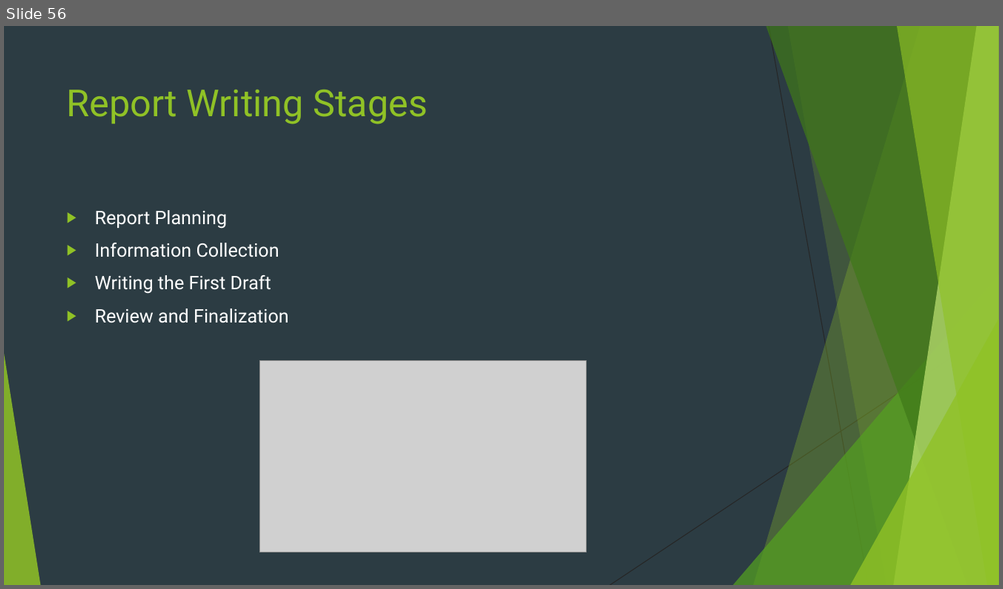
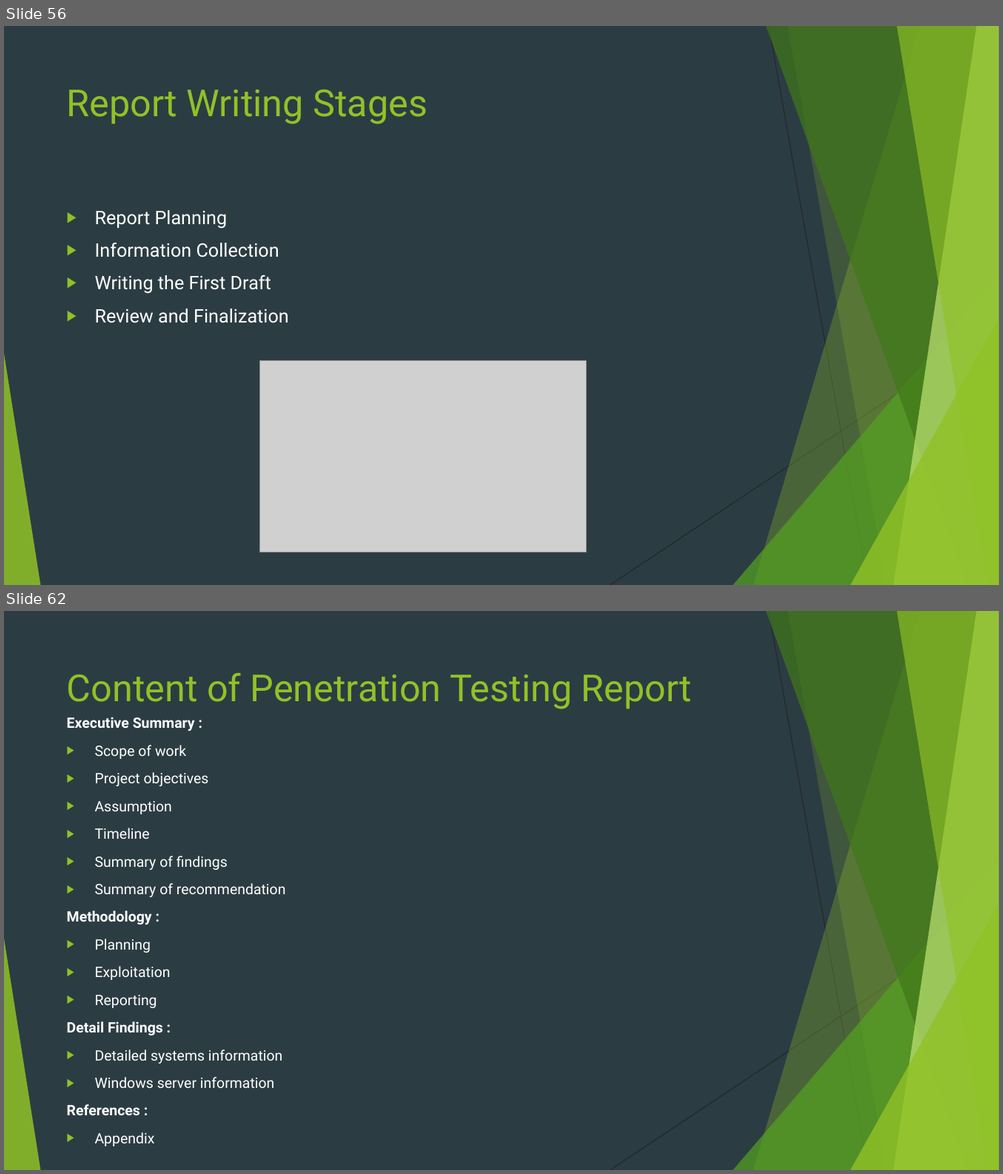
Before and after one commit to Navo26/SecurityTesting, a slide deck: PENETRATION TESTING.pptx. Shown one above the other, each under a label of ours: slide 56 before the commit, slides 56 and 62 after it; the slides between them are not shown. The pictures are 1003x589 and 1003x1174 pixels, drawn with LibreOffice and Linux fonts; fonts in the diff are those of the drawing; grey boxes stand for pictures. Boxes give left, top, right and bottom in pixels: in the first picture for what was removed or moved away, otherwise in the second. Text is boxed around its words. In the diff, an @@ line names an element or a change of style, - is before the commit and + after.

```diff
--- a/PENETRATION TESTING.pptx
+++ b/PENETRATION TESTING.pptx
@@ slide 62 added at box(4, 611, 999, 1170), background #2C3C43; not listed: 10 template elements that a slide beside it also shows @@
@@ title added at box(67, 673, 692, 709), 36 pt, text #90C226 @@
+Content of Penetration Testing Report
@@ text added at box(67, 717, 286, 1088), 13.9 pt, text #FFFFFF @@
+Executive Summary :
+▶ Scope of work
+▶ Project objectives
+▶ Assumption
+▶ Timeline
+▶ Summary of findings
+▶ Summary of recommendation
+Methodology :
+▶ Planning
+▶ Exploitation
+▶ Reporting
+Detail Findings :
+▶ Detailed systems information
+▶ Windows server information
+References :
+▶ Appendix
```
Also in this commit, not shown: 7 other slides added, 3 slides removed.
